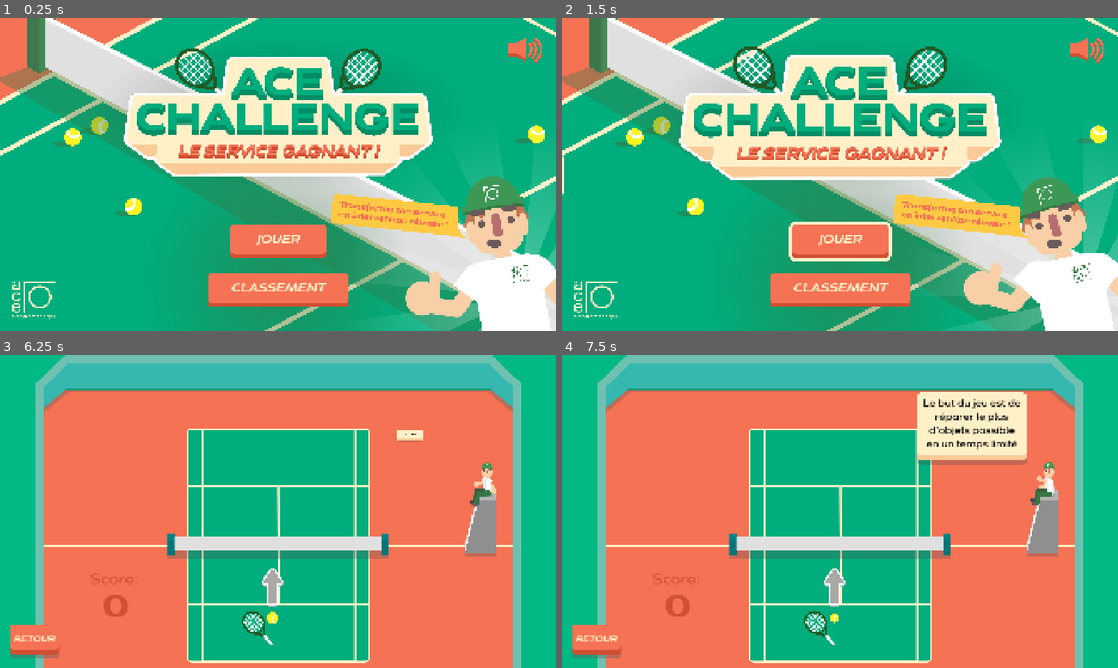
Above: before the commit, frames 1-4 (two rows, left to right).
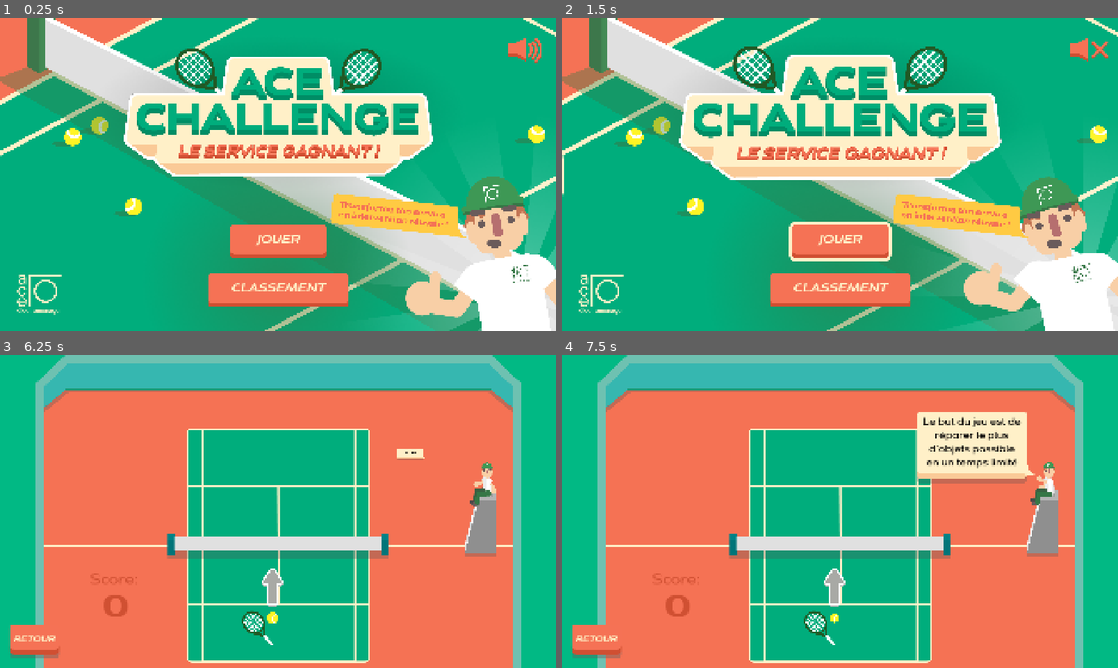
Above: after the commit, the same moments.

Repository: VeryKoolGames/ace_electromenager
Game: Godot game, scene res://Assets/Scenes/Main/start_menu.tscn
The game is run twice, just before and just after one commit, with the same random seed, the same clock (stepped at 60 frames per second) and the same inputs.
Inputs (mouse positions are in pixels of both pictures, inside the frame that each line leads up to):
- Up to frame 1 (0.25 s): no input
- Up to frame 2 (1.5 s): click (1090, 49) at 0.5 s; click (840, 240) at 1.25 s
- Up to frame 3 (6.25 s): click (278, 577) at 2 s; tap Enter at 2.75 s; move the mouse to (400, 495) at 2.77 s; press the mouse at (400, 495) at 2.78 s; move the mouse to (166, 527) at 3.52 s; release the mouse at (166, 527) at 3.53 s; click (166, 527) at 3.6 s; tap Space at 4.25 s; move the mouse to (333, 442) at 4.27 s; press the mouse at (333, 442) at 4.28 s; release the mouse at (333, 442) at 5 s; click (33, 639) at 5 s; move the mouse to (250, 574) at 5.77 s; click (250, 574) at 5.85 s
- Up to frame 4 (7.5 s): move the mouse to (1006, 558) at 6.52 s; press the mouse at (1006, 558) at 6.53 s; move the mouse to (673, 464) at 7.27 s; release the mouse at (673, 464) at 7.28 s; click (673, 464) at 7.35 s

The runs differ from the first frame. In frame 1, 0.5% of the frame differs, in the area x 2-12%, y 82-97%; in frame 2, 0.6%; in frame 3, 0.3%; in frame 4, 4.2%, in the area x 63-86%, y 11-42%.

Commit message:
fixes and added end game music

Diff:
--- a/Assets/Scenes/Globals/audio_manager.tscn
+++ b/Assets/Scenes/Globals/audio_manager.tscn
@@ -16,6 +16,7 @@
 [ext_resource type="AudioStream" uid="uid://baqyi45i2086g" path="res://Assets/Sounds/collab-vkg-for-ace-menu-14.8.mp3" id="14_kxxqw"]
 [ext_resource type="AudioStream" uid="uid://cb2ji4yh02ea6" path="res://Assets/Sounds/collab-vkg-for-ace-14.8.mp3" id="15_xygjl"]
 [ext_resource type="AudioStream" uid="uid://dwp4wd3onwim" path="res://Assets/Sounds/transition.wav" id="16_ws8rg"]
+[ext_resource type="AudioStream" uid="uid://cmfu20newwpsl" path="res://Assets/Sounds/menu fin.mp3" id="17_i2fq3"]
 
 [node name="AudioManager" type="Node2D" node_paths=PackedStringArray("shoot_sounds", "rebound_sounds", "charge_sound", "whistle_sound")]
 script = ExtResource("1_4riyp")
@@ -82,3 +83,8 @@
 [node name="TransitionSound" type="AudioStreamPlayer2D" parent="TransitionSound"]
 stream = ExtResource("16_ws8rg")
 pitch_scale = 1.5
+
+[node name="EndMenuMusic" type="Node" parent="."]
+
+[node name="EndMenuMusic" type="AudioStreamPlayer2D" parent="EndMenuMusic"]
+stream = ExtResource("17_i2fq3")
--- a/Assets/Scenes/Globals/transition_manager.tscn
+++ b/Assets/Scenes/Globals/transition_manager.tscn
@@ -28,4 +28,3 @@
 scale = Vector2(0.5, 0.5)
 pivot_offset = Vector2(2257, 2257)
 texture = ExtResource("2_p410w")
-stretch_mode = 2
--- a/Assets/Scenes/Main/main.tscn
+++ b/Assets/Scenes/Main/main.tscn
@@ -113,6 +113,53 @@
 region_rect = Rect2(4, 4.75, 183, 180.5)
 modulate_color = Color(0.980392, 0.792157, 0.592157, 1)
 
+[sub_resource type="Animation" id="Animation_eqeth"]
+length = 0.001
+tracks/0/type = "bezier"
+tracks/0/imported = false
+tracks/0/enabled = true
+tracks/0/path = NodePath("Etoile:scale:x")
+tracks/0/interp = 1
+tracks/0/loop_wrap = true
+tracks/0/keys = {
+"handle_modes": PackedInt32Array(0),
+"points": PackedFloat32Array(1e-05, -0.25, 0, 0.25, 0),
+"times": PackedFloat32Array(0)
+}
+tracks/1/type = "bezier"
+tracks/1/imported = false
+tracks/1/enabled = true
+tracks/1/path = NodePath("Etoile:scale:y")
+tracks/1/interp = 1
+tracks/1/loop_wrap = true
+tracks/1/keys = {
+"handle_modes": PackedInt32Array(0),
+"points": PackedFloat32Array(1e-05, -0.25, 0, 0.25, 0),
+"times": PackedFloat32Array(0)
+}
+tracks/2/type = "bezier"
+tracks/2/imported = false
+tracks/2/enabled = true
+tracks/2/path = NodePath("Vu:scale:x")
+tracks/2/interp = 1
+tracks/2/loop_wrap = true
+tracks/2/keys = {
+"handle_modes": PackedInt32Array(0),
+"points": PackedFloat32Array(1e-05, -0.25, 0, 0.25, 0),
+"times": PackedFloat32Array(0)
+}
+tracks/3/type = "bezier"
+tracks/3/imported = false
+tracks/3/enabled = true
+tracks/3/path = NodePath("Vu:scale:y")
+tracks/3/interp = 1
+tracks/3/loop_wrap = true
+tracks/3/keys = {
+"handle_modes": PackedInt32Array(0),
+"points": PackedFloat32Array(1e-05, -0.25, 0, 0.25, 0),
+"times": PackedFloat32Array(0)
+}
+
 [sub_resource type="Animation" id="Animation_wspn0"]
 resource_name = "scoreEnregistré"
 tracks/0/type = "bezier"
@@ -158,53 +205,6 @@
 "handle_modes": PackedInt32Array(0, 0, 0),
 "points": PackedFloat32Array(1e-05, -0.25, 0, 0.25, 0, 0.5, -0.233333, -0.00426024, 0.101547, -0.00426033, 0.38, -0.0333333, -0.0036875, 0.25, 0),
 "times": PackedFloat32Array(0, 0.533333, 0.666667)
-}
-
-[sub_resource type="Animation" id="Animation_eqeth"]
-length = 0.001
-tracks/0/type = "bezier"
-tracks/0/imported = false
-tracks/0/enabled = true
-tracks/0/path = NodePath("Etoile:scale:x")
-tracks/0/interp = 1
-tracks/0/loop_wrap = true
-tracks/0/keys = {
-"handle_modes": PackedInt32Array(0),
-"points": PackedFloat32Array(1e-05, -0.25, 0, 0.25, 0),
-"times": PackedFloat32Array(0)
-}
-tracks/1/type = "bezier"
-tracks/1/imported = false
-tracks/1/enabled = true
-tracks/1/path = NodePath("Etoile:scale:y")
-tracks/1/interp = 1
-tracks/1/loop_wrap = true
-tracks/1/keys = {
-"handle_modes": PackedInt32Array(0),
-"points": PackedFloat32Array(1e-05, -0.25, 0, 0.25, 0),
-"times": PackedFloat32Array(0)
-}
-tracks/2/type = "bezier"
-tracks/2/imported = false
-tracks/2/enabled = true
-tracks/2/path = NodePath("Vu:scale:x")
-tracks/2/interp = 1
-tracks/2/loop_wrap = true
-tracks/2/keys = {
-"handle_modes": PackedInt32Array(0),
-"points": PackedFloat32Array(1e-05, -0.25, 0, 0.25, 0),
-"times": PackedFloat32Array(0)
-}
-tracks/3/type = "bezier"
-tracks/3/imported = false
-tracks/3/enabled = true
-tracks/3/path = NodePath("Vu:scale:y")
-tracks/3/interp = 1
-tracks/3/loop_wrap = true
-tracks/3/keys = {
-"handle_modes": PackedInt32Array(0),
-"points": PackedFloat32Array(1e-05, -0.25, 0, 0.25, 0),
-"times": PackedFloat32Array(0)
 }
 
 [sub_resource type="AnimationLibrary" id="AnimationLibrary_1bvye"]
@@ -594,11 +594,12 @@
 
 [node name="RefereePanel" parent="ResponsiveLayer/RefPos" instance=ExtResource("15_eqeth")]
 layout_mode = 1
-offset_left = -393.0
-offset_top = -410.5
-offset_right = -12.0
-offset_bottom = -247.0
-grow_vertical = 1
+anchors_preset = -1
+offset_left = -273.0
+offset_top = -312.5
+offset_right = -43.0
+offset_bottom = -149.0
+scale = Vector2(1e-05, 1e-05)
 
 [node name="RefChair" type="Node2D" parent="ResponsiveLayer/RefPos"]
 
@@ -1361,7 +1362,6 @@
 libraries = {
 &"": SubResource("AnimationLibrary_1bvye")
 }
-autoplay = "scoreEnregistré"
 
 [node name="HTTPRequest" type="HTTPRequest" parent="ResponsiveLayer/EndGameUI/SaveScorePopUp"]
 
--- a/Assets/Scenes/Main/start_menu.tscn
+++ b/Assets/Scenes/Main/start_menu.tscn
@@ -1,7 +1,8 @@
-[gd_scene load_steps=28 format=3 uid="uid://dgkq2d5pihdty"]
+[gd_scene load_steps=29 format=3 uid="uid://dgkq2d5pihdty"]
 
 [ext_resource type="Script" uid="uid://b3ssvipi3crt2" path="res://Assets/Scripts/UI/start_menu_ui.gd" id="1_dph0j"]
 [ext_resource type="Texture2D" uid="uid://d280amj7mfcet" path="res://Assets/sprites/BackgroundMainMenu.png" id="2_dph0j"]
+[ext_resource type="Texture2D" uid="uid://ct4bn414yk3ev" path="res://Assets/sprites/AudioIconOff.png" id="2_k7tfi"]
 [ext_resource type="Texture2D" uid="uid://p42u587xblhv" path="res://Assets/sprites/ButtonShape1.png" id="2_tow68"]
 [ext_resource type="Texture2D" uid="uid://bovnjxspn4gib" path="res://Assets/sprites/TitleLogo.png" id="3_dph0j"]
 [ext_resource type="Texture2D" uid="uid://uc6fkb412528" path="res://Assets/sprites/ButtonShape1_Clicked.png" id="3_tow68"]
@@ -353,6 +354,7 @@
 size_flags_horizontal = 3
 size_flags_vertical = 3
 script = ExtResource("1_dph0j")
+mute_button_activated_texture = ExtResource("2_k7tfi")
 
 [node name="TextureRect2" type="TextureRect" parent="StartMenuUI"]
 layout_mode = 1
@@ -635,8 +637,8 @@
 offset_top = -73.0
 offset_right = 84.0
 grow_vertical = 0
-theme_override_constants/margin_left = 40
-theme_override_constants/margin_bottom = 40
+theme_override_constants/margin_left = 60
+theme_override_constants/margin_bottom = 60
 
 [node name="TextureRect" type="TextureRect" parent="StartMenuUI/MarginContainer"]
 layout_mode = 2
--- a/Assets/Scenes/Main/tutorial.tscn
+++ b/Assets/Scenes/Main/tutorial.tscn
@@ -485,9 +485,10 @@
 anchor_top = 0.5
 anchor_bottom = 0.5
 offset_left = -696.0
-offset_top = -326.0
+offset_top = -262.0
 offset_right = -315.0
-offset_bottom = -162.5
+offset_bottom = -98.5
+scale = Vector2(1e-05, 1e-05)
 
 [node name="BackButtonContainer" type="MarginContainer" parent="ResponsiveLayer/TutorialUI"]
 layout_mode = 1
--- a/Assets/Scenes/UI/referee_panel.tscn
+++ b/Assets/Scenes/UI/referee_panel.tscn
@@ -1,8 +1,9 @@
-[gd_scene load_steps=5 format=3 uid="uid://623qimt3u6wg"]
+[gd_scene load_steps=6 format=3 uid="uid://623qimt3u6wg"]
 
 [ext_resource type="Texture2D" uid="uid://cjld02n6rulqs" path="res://Assets/sprites/Pannel1.png" id="1_4jm8e"]
 [ext_resource type="Script" uid="uid://d315g88q7180c" path="res://Assets/Scripts/Components/scale_on_destroy_component.gd" id="2_oe1ir"]
 [ext_resource type="FontFile" uid="uid://dcpralwchfa01" path="res://Assets/Fonts/Dienstag_Medium.otf" id="3_tweyk"]
+[ext_resource type="Texture2D" uid="uid://dv748cw3m2q6f" path="res://Assets/sprites/Bulle_Virgule.png" id="4_oe1ir"]
 
 [sub_resource type="StyleBoxTexture" id="StyleBoxTexture_wbeqx"]
 texture = ExtResource("1_4jm8e")
@@ -20,7 +21,6 @@
 offset_bottom = 163.5
 grow_horizontal = 0
 grow_vertical = 0
-scale = Vector2(1e-05, 1e-05)
 pivot_offset = Vector2(190.5, 56.75)
 theme_override_styles/panel = SubResource("StyleBoxTexture_wbeqx")
 
@@ -29,7 +29,7 @@
 metadata/_custom_type_script = "uid://d315g88q7180c"
 
 [node name="Label" type="Label" parent="."]
-custom_minimum_size = Vector2(350, 100)
+custom_minimum_size = Vector2(150, 100)
 layout_mode = 2
 theme_override_colors/font_color = Color(0, 0, 0, 1)
 theme_override_fonts/font = ExtResource("3_tweyk")
@@ -37,3 +37,23 @@
 horizontal_alignment = 1
 vertical_alignment = 1
 autowrap_mode = 2
+
+[node name="Control" type="Control" parent="."]
+layout_mode = 2
+
+[node name="TextureRect" type="TextureRect" parent="Control"]
+layout_mode = 1
+anchors_preset = 3
+anchor_left = 1.0
+anchor_top = 1.0
+anchor_right = 1.0
+anchor_bottom = 1.0
+offset_left = -7.0
+offset_top = -28.0
+offset_right = 105.0
+offset_bottom = 72.0
+grow_horizontal = 0
+grow_vertical = 0
+scale = Vector2(0.5, 0.5)
+size_flags_horizontal = 8
+texture = ExtResource("4_oe1ir")
--- a/Assets/Scenes/arbitre.tscn
+++ b/Assets/Scenes/arbitre.tscn
@@ -66,6 +66,21 @@
 &"RESET": SubResource("Animation_8xlpf")
 }
 
+[sub_resource type="Animation" id="Animation_v6yfa"]
+length = 0.001
+tracks/0/type = "value"
+tracks/0/imported = false
+tracks/0/enabled = true
+tracks/0/path = NodePath("Bouche:visible")
+tracks/0/interp = 1
+tracks/0/loop_wrap = true
+tracks/0/keys = {
+"times": PackedFloat32Array(0),
+"transitions": PackedFloat32Array(1),
+"update": 1,
+"values": [false]
+}
+
 [sub_resource type="Animation" id="Animation_2kxgj"]
 resource_name = "talk"
 length = 0.4
@@ -81,21 +96,6 @@
 "transitions": PackedFloat32Array(1, 1, 1),
 "update": 1,
 "values": [true, false, true]
-}
-
-[sub_resource type="Animation" id="Animation_v6yfa"]
-length = 0.001
-tracks/0/type = "value"
-tracks/0/imported = false
-tracks/0/enabled = true
-tracks/0/path = NodePath("Bouche:visible")
-tracks/0/interp = 1
-tracks/0/loop_wrap = true
-tracks/0/keys = {
-"times": PackedFloat32Array(0),
-"transitions": PackedFloat32Array(1),
-"update": 1,
-"values": [false]
 }
 
 [sub_resource type="AnimationLibrary" id="AnimationLibrary_il1ny"]
--- a/Assets/Scripts/UI/end_game_ui.gd
+++ b/Assets/Scripts/UI/end_game_ui.gd
@@ -8,6 +8,8 @@
 @onready var best_score_rect: TextureRect = $Star/BestScoreRect
 @onready var http_request: HTTPRequest = $HTTPRequest
 
+var final_score := 0
+
 func _ready() -> void:
 	replay_button.pressed.connect(on_replay_button_clicked)
 	leaderboard_button.pressed.connect(on_leaderboard_button_clicked)
@@ -15,7 +17,6 @@
 	http_request.request_completed.connect(_on_request_completed)
 
 func on_game_ended() -> void:
-	PlayerData.score = score_manager.current_score
 	SaveSystem.mark_as_played()
 	show_best_score_rect()
 	animation_player.play("show_end_screen")
@@ -23,12 +24,17 @@
 	show()
 	await get_tree().create_timer(1.5).timeout
 	score_label.text = "[b]%d[/b]\nPTS" % score_manager.current_score
+	print("final score ", final_score)
+	PlayerData.score = score_manager.current_score
+	AudioManager.play_end_menu_music()
 
 func on_replay_button_clicked() -> void:
+	AudioManager.stop_end_menu_music()
 	AudioManager.transition_to_game_music()
 	TransitionManager.play_transition(TransitionManager.MainScenesEnum.GAME)
 
 func on_leaderboard_button_clicked() -> void:
+	AudioManager.stop_end_menu_music()
 	AudioManager.transition_to_menu_music()
 	TransitionManager.play_transition(TransitionManager.MainScenesEnum.LEADERBOARD)
 
@@ -40,7 +46,7 @@
 	var body = {
 		"email": SaveSystem.player_data.get("email"),
 		"pseudo": SaveSystem.player_data.get("pseudo"),
-		"score": score_manager.current_score,
+		"score": final_score,
 	}
 	var json = JSON.stringify(body)
 	var headers = ["Content-Type: application/json"]
--- a/Assets/Scripts/UI/save_score_pop_up.gd
+++ b/Assets/Scripts/UI/save_score_pop_up.gd
@@ -9,6 +9,7 @@
 @onready var error_label: Label = $Panel/VBoxContainer/ErrorLabel
 @onready var panel: Panel = $Panel
 @onready var save_button: TextureButton = $Panel/VBoxContainer/VBoxContainer/SaveButton
+@onready var animation_player: AnimationPlayer = $Panel/ScoreEnregistré/AnimationPlayer
 
 var is_zoomed := false
 var email: String
@@ -55,6 +56,7 @@
 		var data = JSON.parse_string(body.get_string_from_utf8())
 		v_box_container.hide()
 		label.show()
+		animation_player.play("scoreEnregistré")
 		SaveSystem.save_player_on_disc(email, pseudo)
 	else:
 		save_button.disabled = false
--- a/Assets/Scripts/UI/start_menu_ui.gd
+++ b/Assets/Scripts/UI/start_menu_ui.gd
@@ -5,8 +5,13 @@
 @onready var tutorial_container: MarginContainer = $TutorialContainer
 @onready var tutorial_button: TextureButton = $TutorialContainer/TutorialButton
 @onready var mute_button: TextureButton = $Mute/MuteButton
+@export var mute_button_activated_texture: Texture2D
+var mute_button_deactivated_texture: Texture2D
+
+var is_mute := false
 
 func _ready() -> void:
+	mute_button_deactivated_texture = mute_button.texture_normal
 	mute_button.pressed.connect(on_mute_button_pressed)
 	start_button.pressed.connect(transition_to_game_scene)
 	leaderboard_button.pressed.connect(transition_to_leaderboard_scene)
@@ -33,4 +38,9 @@
 		tutorial_container.hide()
 
 func on_mute_button_pressed() -> void:
+	is_mute = not is_mute
+	if is_mute:
+		mute_button.texture_normal = mute_button_activated_texture
+	else:
+		mute_button.texture_normal = mute_button_deactivated_texture
 	AudioManager.mute_all_sounds()
--- a/AudioManager.gd
+++ b/AudioManager.gd
@@ -7,6 +7,7 @@
 @onready var menu_music: AudioStreamPlayer2D = $MainMusics/MenuMusic
 @onready var main_music: AudioStreamPlayer2D = $MainMusics/MainMusic
 @onready var transition_sound: AudioStreamPlayer2D = $TransitionSound/TransitionSound
+@onready var end_menu_music: AudioStreamPlayer2D = $EndMenuMusic/EndMenuMusic
 
 var is_muted := false
 
@@ -50,3 +51,9 @@
 
 func play_transition_sound() -> void:
 	transition_sound.play()
+
+func play_end_menu_music() -> void:
+	end_menu_music.play()
+
+func stop_end_menu_music() -> void:
+	end_menu_music.stop()
--- a/project.godot
+++ b/project.godot
@@ -10,7 +10,7 @@
 
 [application]
 
-config/name="ace_electromenager"
+config/name="Ace Challenge"
 run/main_scene="uid://dgkq2d5pihdty"
 config/features=PackedStringArray("4.4", "GL Compatibility")
 config/icon="res://icon.svg"
Not shown: 1 places in Assets/Scenes/Globals/audio_manager.tscn that only renumber resources
Not shown: 1 places in Assets/Scenes/Main/main.tscn that only renumber resources
Not shown, added: Assets/Sounds/menu fin.mp3.import
Binary file added: Assets/sprites/ICON GAME.png
Not shown, added: Assets/sprites/ICON GAME.png.import
Not shown, changed: export_presets.cfg
Not shown, added: Assets/Sounds/menu fin.mp3
